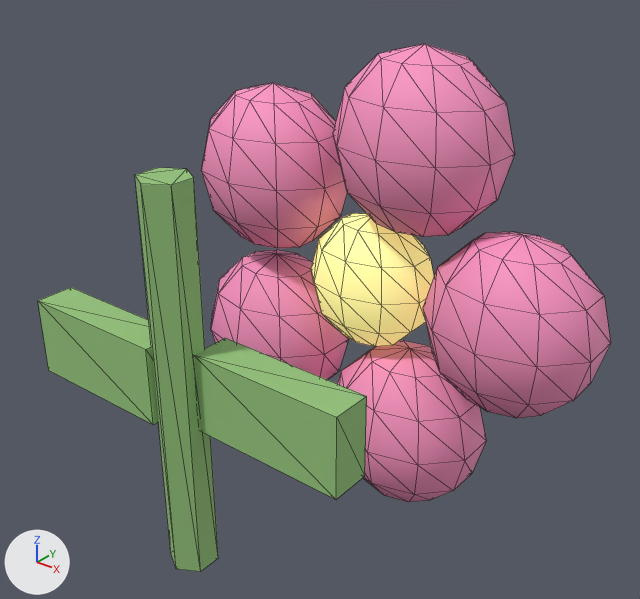
What one commit did to the glTF model assets/procedural/pretty/flower_0.glb.
Camera for both pictures: a 50 mm camera at (0.43, -0.533, 0.578) aimed at (-0.003, 0.008, 0.243). The axes (+X, +Y, +Z) are drawn at lower left. The lights are the same throughout. The picture after the commit comes second. Mesh edges are drawn as thin lines. Vertices at exactly the same position are counted once.

The first picture shows 'flower_0_root'.
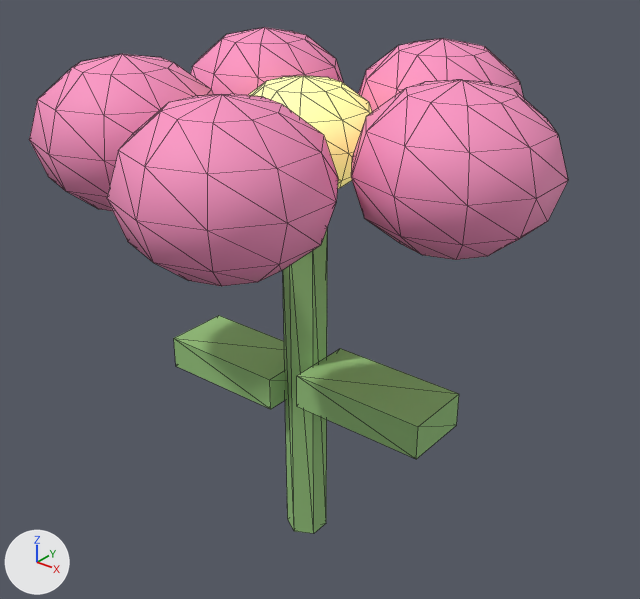
Patch to the scene script:
```diff
--- a/assets/procedural/pretty/flower_0.glb.py
+++ b/assets/procedural/pretty/flower_0.glb.py
@@ me_flower_0_mesh @@
 # used by ob_flower_0_root; location = (0.0, 0.0, 0.0)
-me_flower_0_mesh.from_pydata(...)  # 340 vertices, 644 faces; spans x -0.214..0.214, y -0.168..0.168, z 0.0..0.45
+me_flower_0_mesh.from_pydata(...)  # 340 vertices, 644 faces; spans x -0.2..0.2, y -0.21..0.21, z 0.0..0.45
+# me_flower_0_mesh part 1: the loose piece of 12 vertices spanning x -0.032..0.004, y -0.168..-0.127, z 0.059..0.391 is scaled about its middle by 0.935, then moved by (0.001, 0.147, -0.07)
+# me_flower_0_mesh part 2: the loose piece of 8 vertices spanning x -0.164..-0.031, y -0.164..-0.131, z 0.192..0.258 is scaled about its middle by (0.935, 1.87, 0.468), then moved by (0.006, 0.147, -0.07)
+# me_flower_0_mesh part 3: the loose piece of 8 vertices spanning x 0.002..0.135, y -0.147..-0.114, z 0.192..0.258 is scaled about its middle by (0.935, 1.87, 0.468), then moved by (-0.004, 0.131, -0.054)
+# me_flower_0_mesh part 4: the loose piece of 52 vertices spanning x 0.056..0.214, y 0.035..0.168, z 0.142..0.308 is scaled about its middle by (0.935, 1.17, 0.748), then moved by (-0.009, -0.102, 0.163)
+# me_flower_0_mesh part 5: the loose piece of 52 vertices spanning x -0.047..0.111, y 0.035..0.168, z 0.284..0.45 is scaled about its middle by (0.935, 1.17, 0.748), then moved by (-0.002, 0.031, 0.021)
+# me_flower_0_mesh part 6: the loose piece of 52 vertices spanning x -0.214..-0.056, y 0.035..0.168, z 0.23..0.396 is scaled about its middle by (0.935, 1.17, 0.748), then moved by (0.009, -0.02, 0.075)
+# me_flower_0_mesh part 7: the loose piece of 52 vertices spanning x -0.214..-0.056, y 0.035..0.168, z 0.054..0.22 is scaled about its middle by (0.935, 1.17, 0.748), then moved by (0.009, -0.184, 0.251)
+# me_flower_0_mesh part 8: the loose piece of 52 vertices spanning x -0.047..0.111, y 0.035..0.168, z 0.0..0.166 is scaled about its middle by (0.935, 1.17, 0.748), then moved by (-0.002, -0.234, 0.305)
+# me_flower_0_mesh part 9: the loose piece of 52 vertices spanning x -0.077..0.049, y 0.052..0.151, z 0.159..0.291 is scaled about its middle by (0.935, 1.25, 0.701), then moved by (0.001, -0.102, 0.163)
 me_flower_0_mesh.materials.append(mat_flower_stem_0)
```

Pixel boxes (x1, y1, x2, y2) of what changed, in the pictures (640 x 599 px; the box of a moved part takes in the faces that stretch with it):
'flower_0_root', reshaped
    before: (38, 44, 611, 572)
    after: (29, 27, 568, 533)
part 1 of me_flower_0_mesh, moved or reshaped
    before: (135, 168, 218, 572)
    after: (283, 228, 328, 533)
part 2 of me_flower_0_mesh, moved or reshaped
    before: (38, 287, 158, 424)
    after: (174, 316, 286, 409)
part 3 of me_flower_0_mesh, moved or reshaped
    before: (195, 338, 367, 499)
    after: (297, 348, 459, 459)
part 4 of me_flower_0_mesh, moved or reshaped
    before: (423, 231, 611, 418)
    after: (351, 80, 568, 260)
part 5 of me_flower_0_mesh, moved or reshaped
    before: (333, 44, 514, 237)
    after: (358, 38, 524, 112)
part 6 of me_flower_0_mesh, moved or reshaped
    before: (201, 83, 347, 248)
    after: (190, 27, 343, 95)
part 7 of me_flower_0_mesh, moved or reshaped
    before: (211, 250, 349, 380)
    after: (29, 54, 213, 211)
part 8 of me_flower_0_mesh, moved or reshaped
    before: (337, 341, 486, 502)
    after: (107, 94, 338, 286)
part 9 of me_flower_0_mesh, moved or reshaped
    before: (311, 213, 434, 346)
    after: (249, 76, 372, 189)
